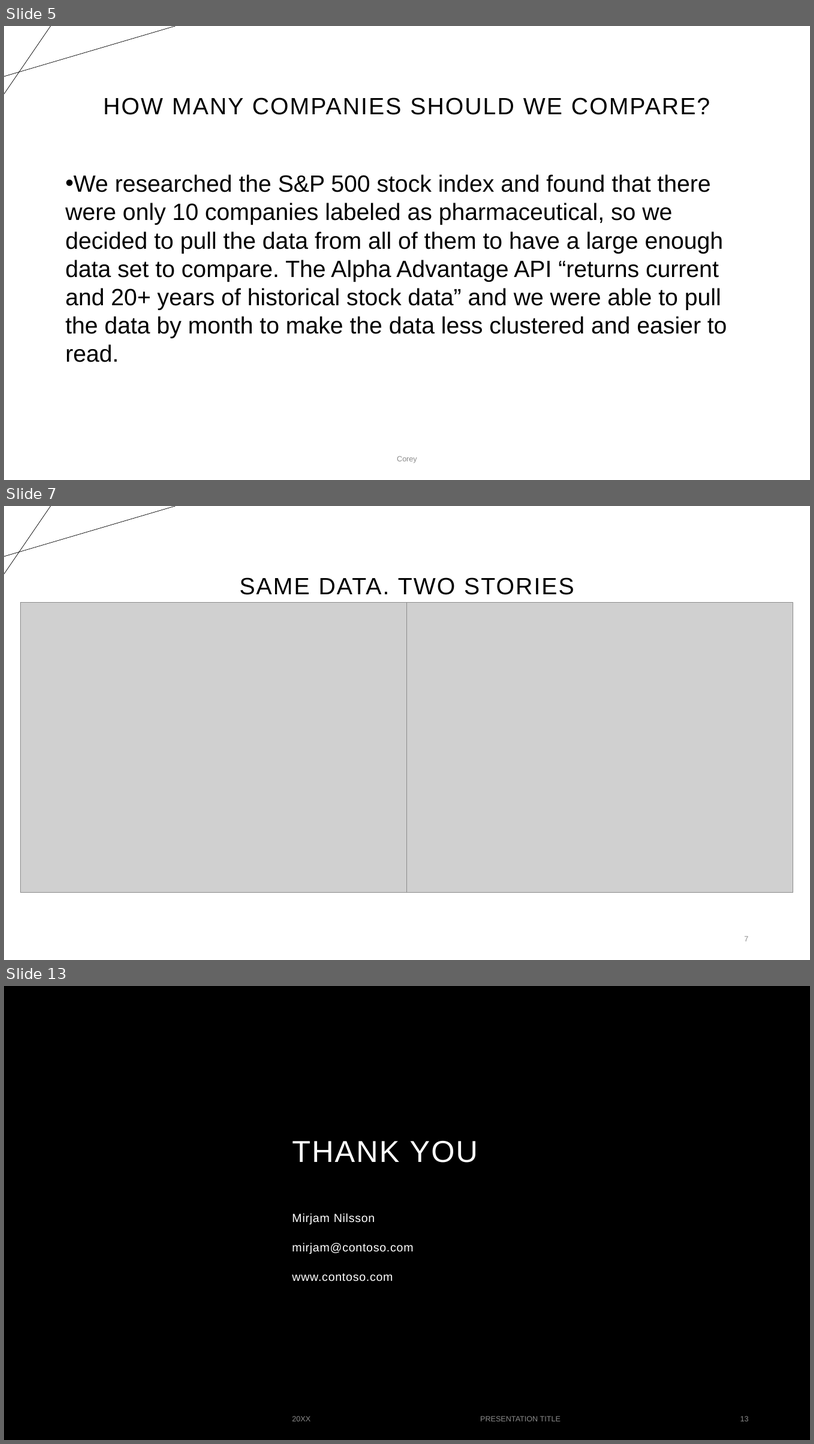
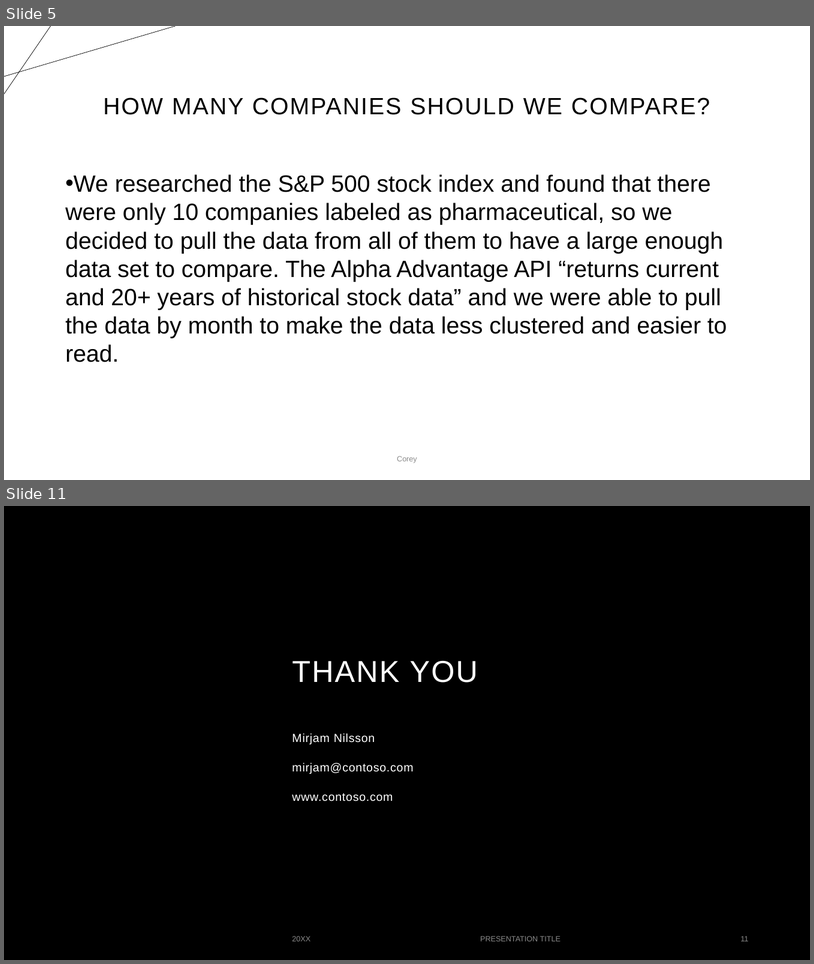
Before and after one commit to proctorsjackson/group_3_project_1, a slide deck: Powerpoint_Final.pptx. Shown one above the other, each under a label of ours: slides 5, 7 and 13 before the commit, slides 5 and 11 after it; the slides between them are not shown. The pictures are 814x1444 and 814x964 pixels, drawn with LibreOffice and Linux fonts; fonts in the diff are those of the drawing; grey boxes stand for pictures; background and template pictures are left out. Boxes give left, top, right and bottom in pixels: in the first picture for what was removed or moved away, otherwise in the second. Text is boxed around its words. In the diff, an @@ line names an element or a change of style, - is before the commit and + after.

```diff
--- a/Powerpoint_Final.pptx
+++ b/Powerpoint_Final.pptx
@@ slide 7 removed at [4,506,810,960], background #FFFFFF; not listed: 2 template elements that a slide beside it also shows @@
@@ title removed at [240,577,575,595] @@
-SAME DATA. TWO STORIES
@@ picture removed at [21,603,408,892] @@
@@ picture removed at [408,603,794,892] @@
@@ page number removed at [744,936,749,941] @@
-7
@@ what was slide 13 is now slide 11 @@
@@ page number at [741,936,749,941]: text changed @@
-13
+11
```
Also in this commit, not shown: 4 slides changed, 1 slide added, 2 other slides removed.
